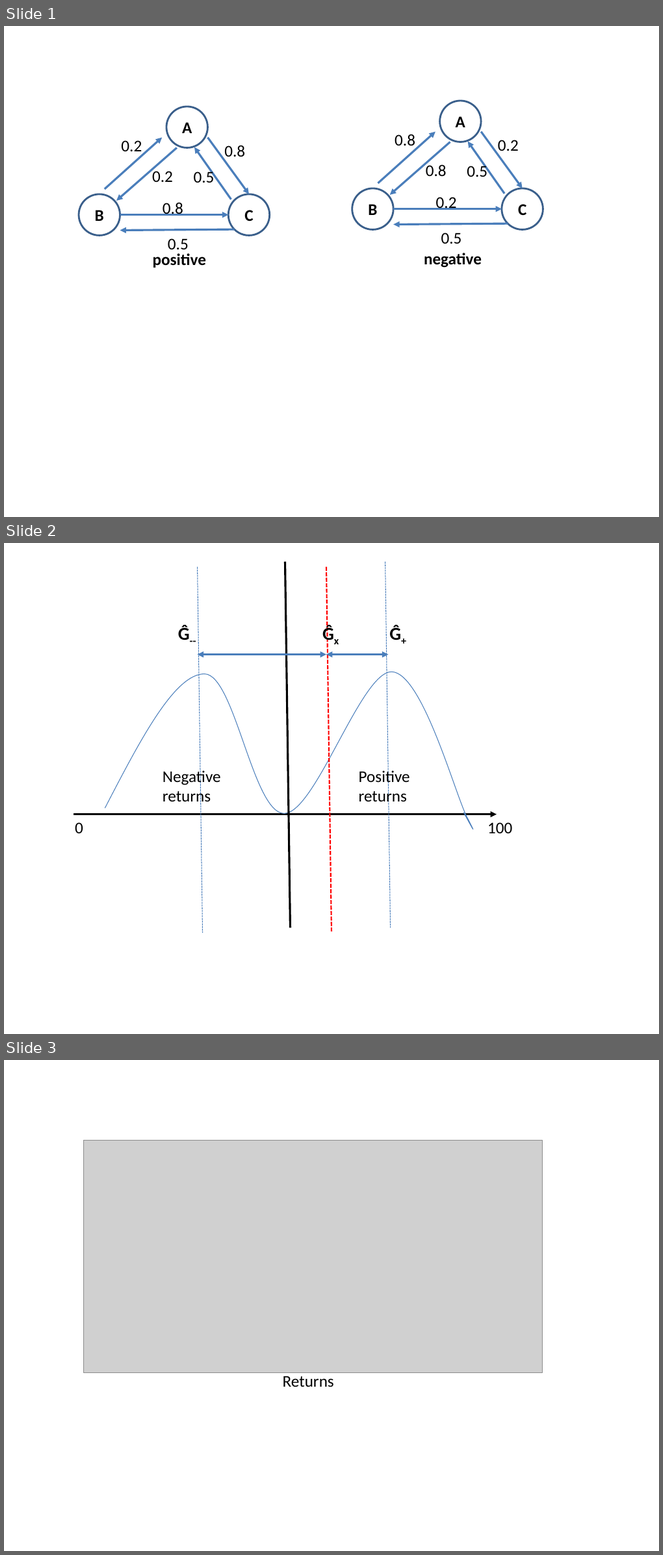
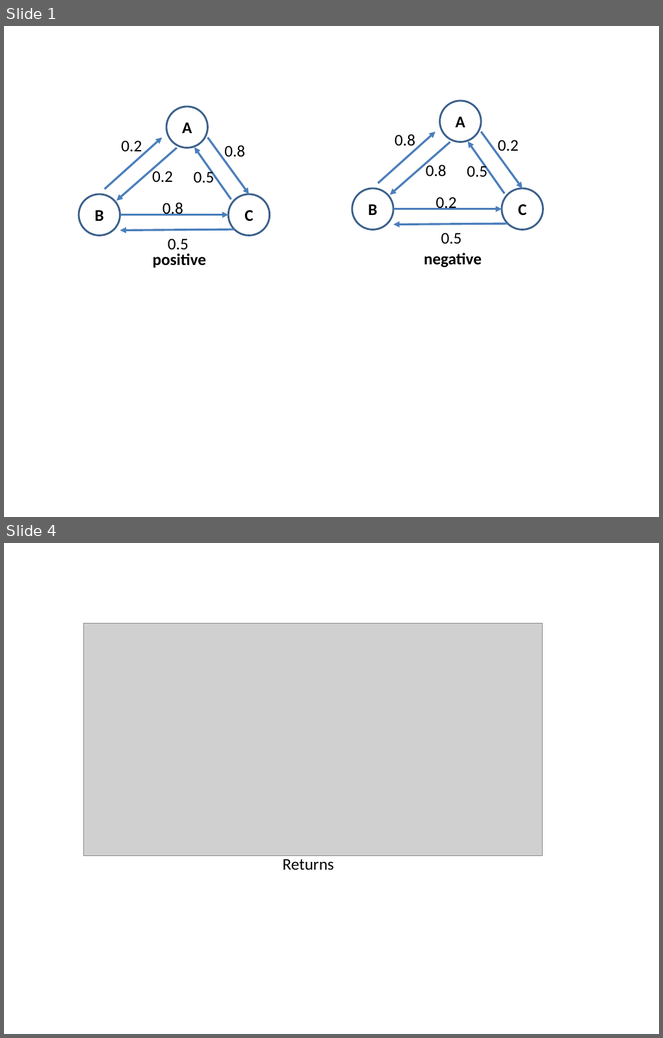
Before and after one commit to rllabmcgill/rlcourse-april-7-onucharles, a slide deck: graphics.pptx. Shown one above the other, each under a label of ours: slides 1, 2 and 3 before the commit, slides 1 and 4 after it; the slides between them are not shown. The pictures are 663x1555 and 663x1038 pixels, drawn with LibreOffice and Linux fonts; fonts in the diff are those of the drawing; grey boxes stand for pictures. Boxes give left, top, right and bottom in pixels: in the first picture for what was removed or moved away, otherwise in the second. Text is boxed around its words. In the diff, an @@ line names an element or a change of style, - is before the commit and + after.

Commit message:
fixed the use of 'return' in the presentation

```diff
--- a/graphics.pptx
+++ b/graphics.pptx
@@ slide 2 removed at (x1=4, y1=543, x2=659, y2=1034), background #FFFFFF @@
@@ group removed at (x1=74, y1=562, x2=512, y2=933): 7 texts, 4 lines, 2 double arrows, 1 arrow, 1 freeform shape @@
-Negative returns
-Positive returns
-0
-100
-Ĝ+
-Ĝ--
-Ĝx
@@ what was slide 3 is now slide 4 @@
```
Also in this commit, not shown: 2 slides added, 1 other file.
